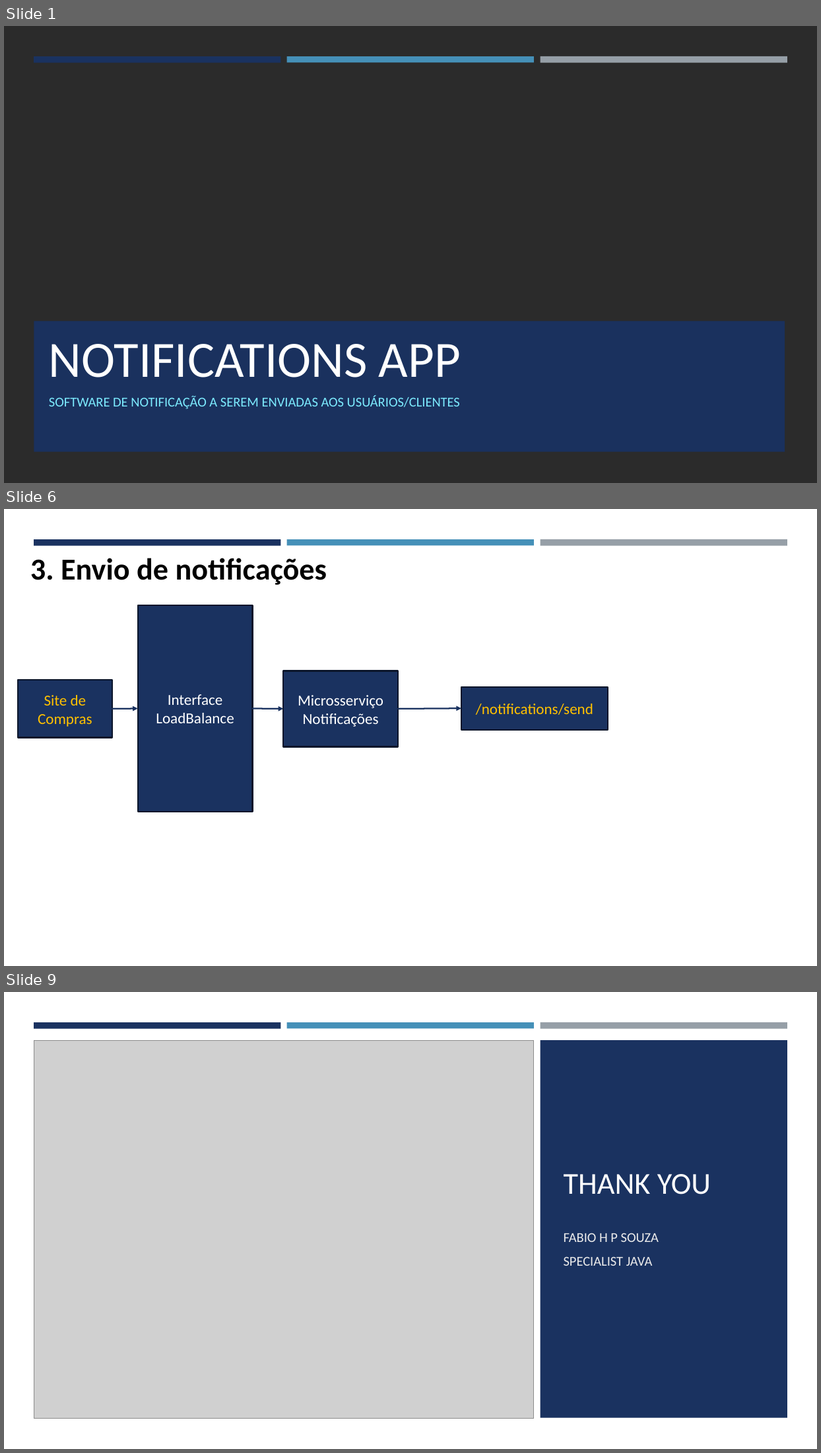
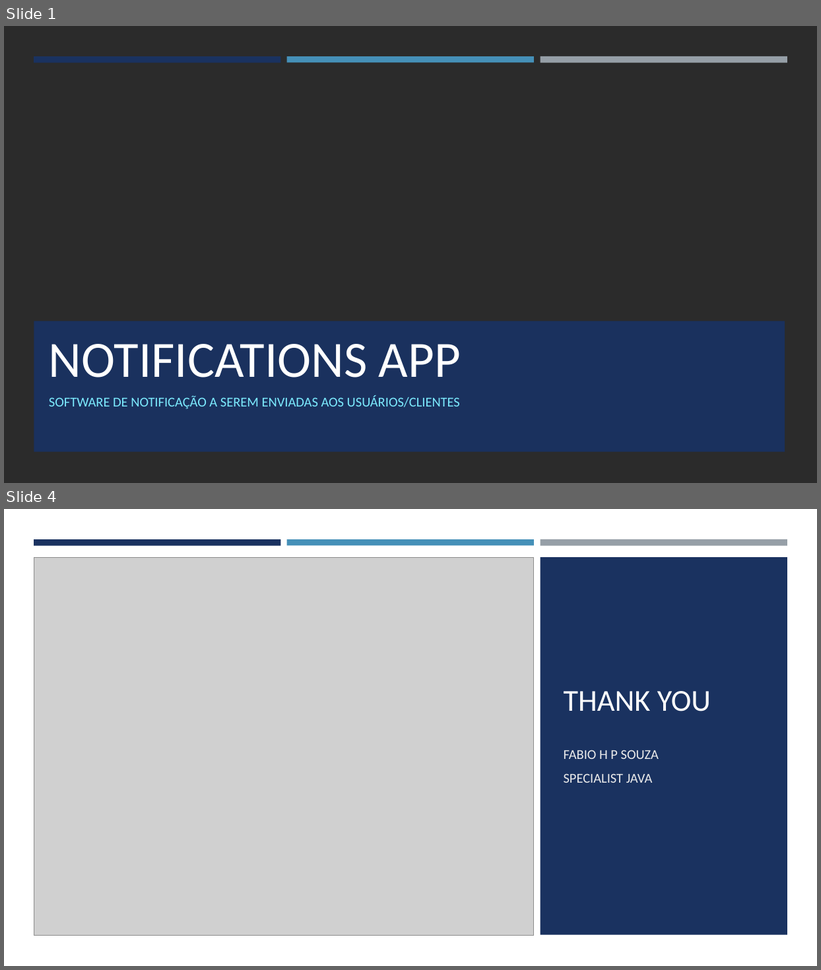
Before and after one commit to fahpsouza/notifications, a slide deck: docs/Notifications App.pptx. Shown one above the other, each under a label of ours: slides 1, 6 and 9 before the commit, slides 1 and 4 after it; the slides between them are not shown. The pictures are 821x1453 and 821x970 pixels, drawn with LibreOffice and Linux fonts; fonts in the diff are those of the drawing; grey boxes stand for pictures; background and template pictures are left out; a plain dark background stands for a picture behind light text. Boxes give left, top, right and bottom in pixels: in the first picture for what was removed or moved away, otherwise in the second. Text is boxed around its words. In the diff, an @@ line names an element or a change of style, - is before the commit and + after.

```diff
--- a/docs/Notifications App.pptx
+++ b/docs/Notifications App.pptx
@@ slide 6 removed at box(4, 509, 817, 966), background #FFFFFF @@
@@ rectangle removed at box(34, 539, 281, 545) @@
@@ rectangle removed at box(287, 539, 534, 545) @@
@@ rectangle removed at box(540, 539, 787, 546) @@
@@ text removed at box(30, 558, 327, 585) @@
-3. Envio de notificações
@@ rectangle removed at box(137, 605, 252, 812) @@
-Interface
-LoadBalance
@@ rectangle removed at box(18, 681, 113, 738) @@
-Site de Compras
@@ rectangle removed at box(283, 671, 398, 747) @@
-Microsserviço Notificações
@@ rectangle removed at box(461, 687, 608, 730) @@
-/notifications/send
@@ arrow removed from (112, 709) to (137, 708) @@
@@ arrow removed from (253, 708) to (283, 709) @@
@@ arrow removed from (398, 709) to (461, 708) @@
@@ what was slide 9 is now slide 4 @@
```
Also in this commit, not shown: 1 slide changed, 1 slide added, 5 other slides removed, 4 other files.
